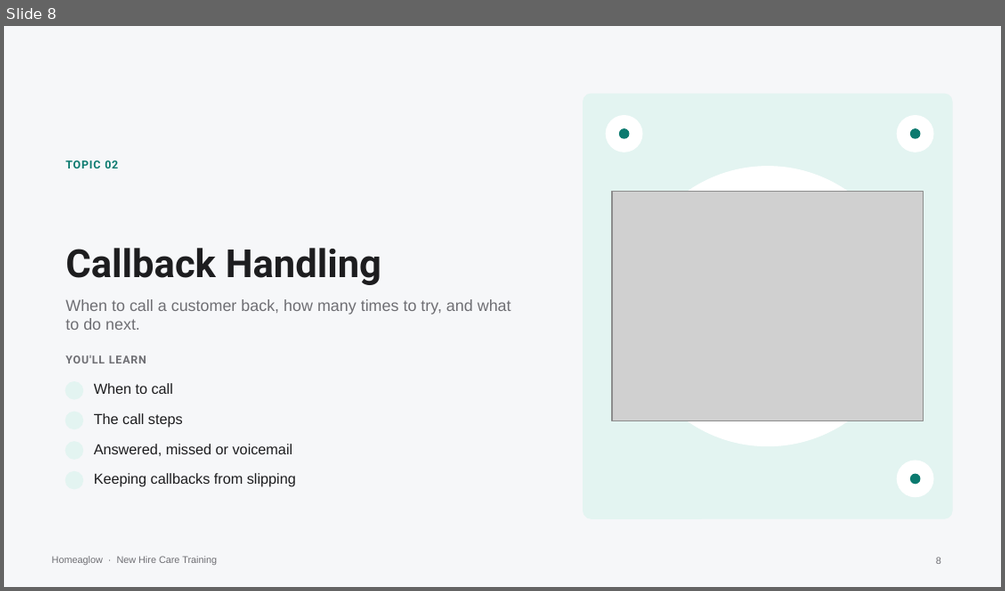
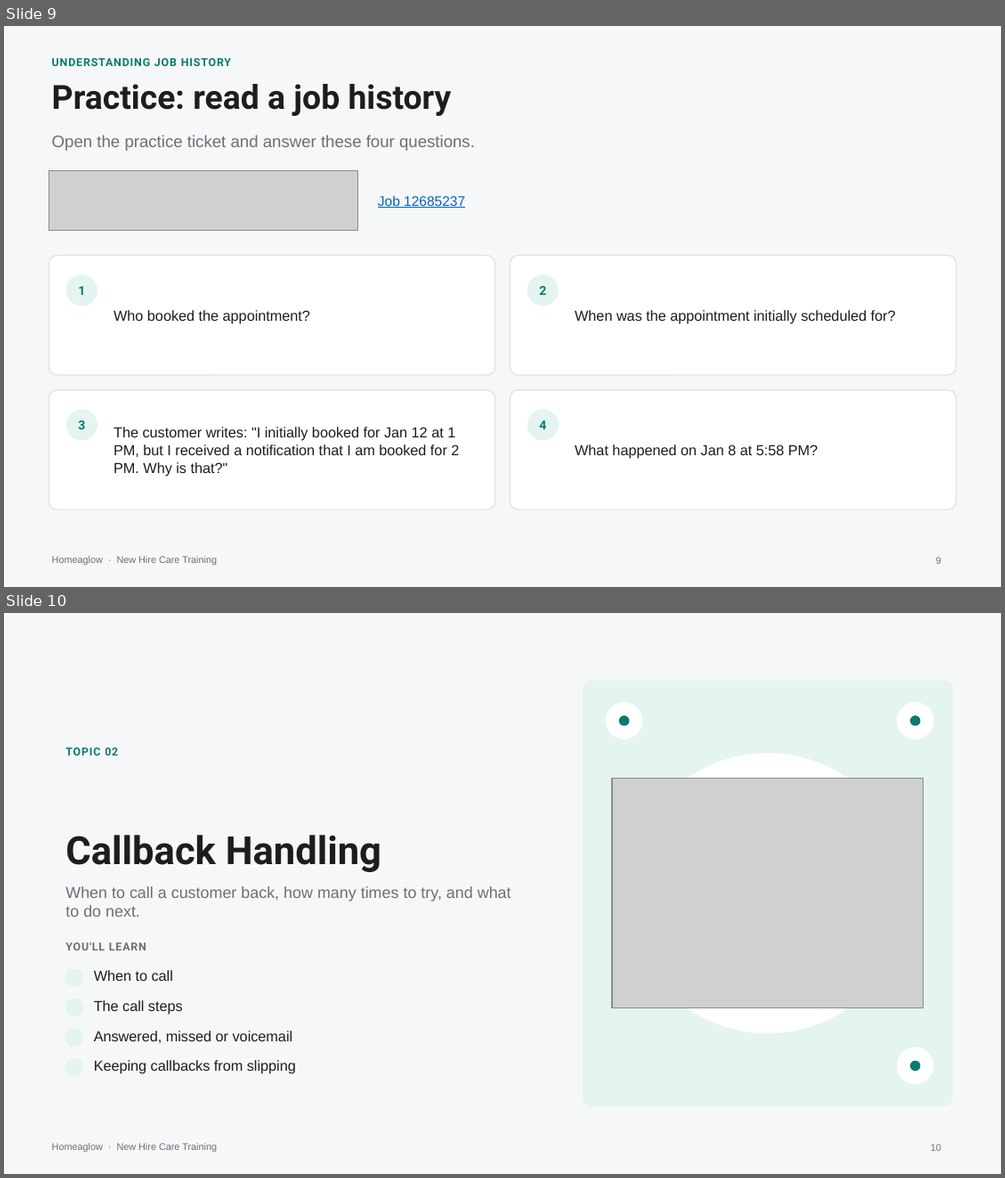
Before and after one commit to anjulimichelle/training, a slide deck: platform-mechanics/platform-operating-mechanics.pptx. Shown one above the other, each under a label of ours: slide 8 before the commit, slides 9 and 10 after it. The pictures are 1005x591 and 1005x1178 pixels, drawn with LibreOffice and Linux fonts; fonts in the diff are those of the drawing; grey boxes stand for pictures; background and template pictures are left out. Boxes give left, top, right and bottom in pixels: in the first picture for what was removed or moved away, otherwise in the second. Text is boxed around its words. In the diff, an @@ line names an element or a change of style, - is before the commit and + after.

```diff
--- a/platform-mechanics/platform-operating-mechanics.pptx
+++ b/platform-mechanics/platform-operating-mechanics.pptx
@@ slide 9 added at (4, 26, 1001, 587), background #F6F7F9; not listed: 1 template element that a slide beside it also shows @@
@@ text added at (52, 58, 231, 66), 8 pt, text #0B7A6F, bold @@
+UNDERSTANDING JOB HISTORY
@@ text added at (52, 84, 452, 116), 24 pt, text #1D1D1F, bold @@
+Practice: read a job history
@@ text added at (52, 135, 475, 151), 12 pt, text #6E6E73 @@
+Open the practice ticket and answer these four questions.
@@ picture added at (48, 170, 358, 231) @@
@@ text added at (378, 195, 465, 208), 10 pt, text #0563C1, underline @@
+Job 12685237
@@ rounded rectangle added at (48, 256, 494, 375), fill #FFFFFF, outline #DCE1E7 0.75 pt @@
@@ rounded rectangle added at (510, 256, 956, 375), fill #FFFFFF, outline #DCE1E7 0.75 pt @@
@@ ellipse added at (67, 275, 97, 305), fill #E3F4F1, outline #E3F4F1 1 pt @@
@@ text added at (78, 286, 85, 295), 9 pt, text #0B7A6F, bold @@
+1
@@ ellipse added at (527, 275, 558, 305), fill #E3F4F1, outline #E3F4F1 1 pt @@
@@ text added at (539, 286, 546, 295), 9 pt, text #0B7A6F, bold @@
+2
@@ text added at (113, 310, 310, 324), 10.5 pt, text #1D1D1F @@
+Who booked the appointment?
@@ text added at (574, 310, 896, 324), 10.5 pt, text #1D1D1F @@
+When was the appointment initially scheduled for?
@@ rounded rectangle added at (48, 390, 494, 509), fill #FFFFFF, outline #DCE1E7 0.75 pt @@
@@ rounded rectangle added at (510, 390, 956, 509), fill #FFFFFF, outline #DCE1E7 0.75 pt @@
@@ ellipse added at (67, 410, 97, 440), fill #E3F4F1, outline #E3F4F1 1 pt @@
@@ text added at (78, 420, 85, 429), 9 pt, text #0B7A6F, bold @@
+3
@@ ellipse added at (527, 410, 558, 440), fill #E3F4F1, outline #E3F4F1 1 pt @@
@@ text added at (539, 420, 546, 429), 9 pt, text #0B7A6F, bold @@
+4
@@ text added at (113, 426, 459, 475), 10.5 pt, text #1D1D1F @@
+The customer writes: "I initially booked for Jan 12 at 1 PM, but I received a notification that I am booked for 2 PM. Why is that?"
@@ text added at (574, 444, 817, 459), 10.5 pt, text #1D1D1F @@
+What happened on Jan 8 at 5:58 PM?
@@ page number added at (936, 556, 941, 564), 7 pt, text #6E6E73 @@
+9
@@ what was slide 8 is now slide 10 @@
@@ page number at (930, 1143, 941, 1151): text changed @@
-8
+10
```
Also in this commit, not shown: 2 slides changed, 3 other slides added, 2 slides removed, 4 other files.
